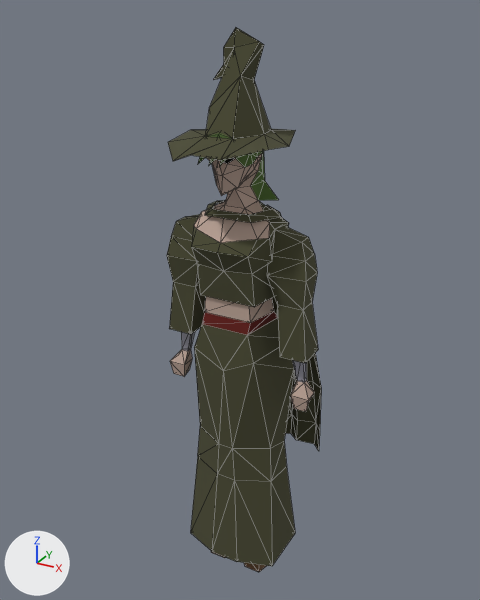
Before and after pictures for a commit that changed the glTF model public/models/dye-shops.gltf.
Before and after are seen from a 50 mm camera at (109.0, -197.0, 224.0) aimed at (-3.0, 6.0, 122.0). Every picture has the same lights, and +X, +Y and +Z are marked at lower left. The older version comes first. Mesh edges are drawn as thin lines. Vertices at exactly the same position are counted once.

The older version as bpy lines, for what is in view:
```python
me_mesh_0 = bpy.data.meshes.new('Mesh_0')
me_mesh_0.from_pydata(...)  # 326 vertices, 598 faces; spans x -31.0..30.0, y -28.0..28.0, z -3.0..218.0
me_mesh_0.materials.append(mat_material_0)  # picture img_image_0
ob_mesh_0 = bpy.data.objects.new('Mesh_0', me_mesh_0)
ob_mesh_0.location = (0.0, 0.0, 0.0)
```
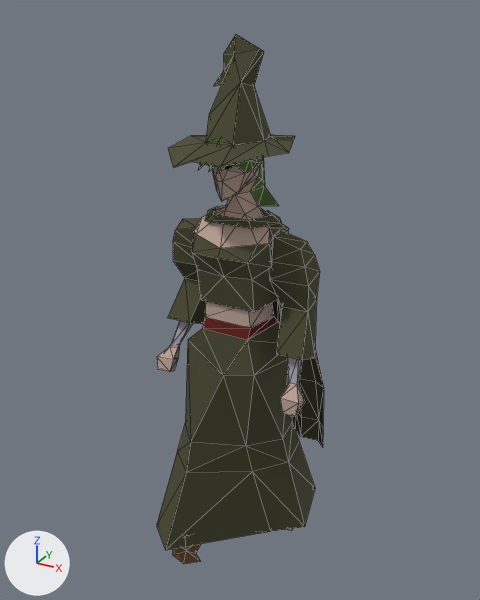
The newer file adds a shape key; the second version is drawn at full value of the shape key 'target_0' of 'Mesh_0', and the change is written as the vertex moves it makes.

What differs and where, as boxes (x1, y1, x2, y2) in the pictures (480 x 600 px; the box of a moved part takes in the faces that stretch with it):
'Mesh_0', reshaped (8% wider): before (167, 28, 321, 572); after (157, 34, 324, 564)
part 1 of me_mesh_0, rebuilt (51% wider): before (191, 296, 295, 572); after (157, 302, 315, 564)
part 2 of me_mesh_0, moved or reshaped: before (167, 28, 321, 451); after (157, 34, 324, 447)

What the commit changed:
me_mesh_0 is used by ob_mesh_0; location (0.0, 0.0, 0.0).
me_mesh_0 had 326 vertices, 598 faces and spanned x -31.0..30.0, y -28.0..28.0, z -3.0..218.0.
me_mesh_0 now has 331 vertices, 598 faces and spans x -34.0..30.0, y -38.0..38.0, z -3.0..216.0.
me_mesh_0 part 1: the loose piece of 76 vertices spanning x -21.0..21.0, y -13.0..16.0, z -3.0..130.0 is rebuilt with 76 vertices and now spans x -34.0..23.0, y -24.0..38.0, z -3.0..128.0.
me_mesh_0 part 2: 247 vertices removed from x -31.0..30.0, y -28.0..28.0, z 53.0..218.0; 252 vertices added at x -32.0..30.0, y -38.0..32.0, z 52.0..216.0.
